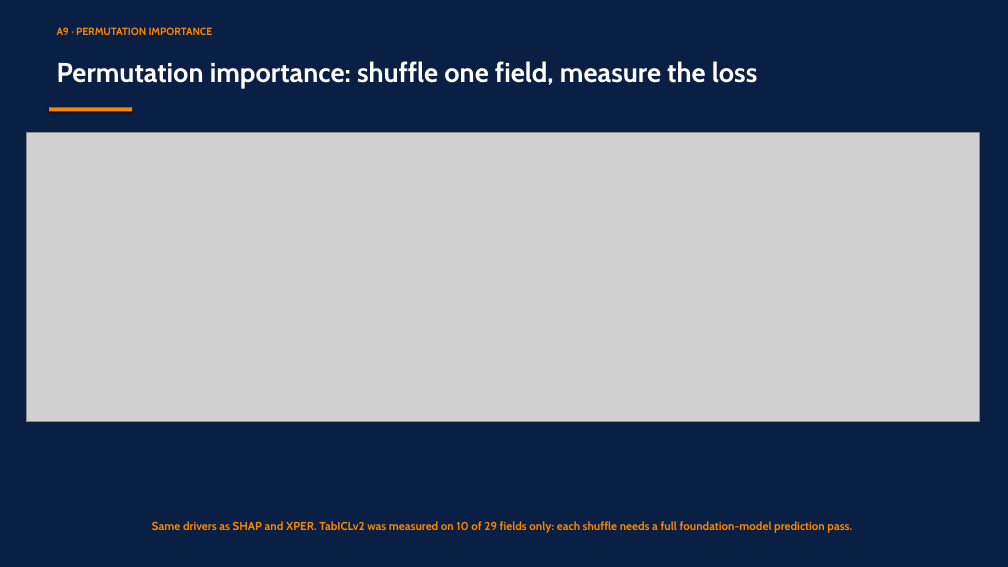
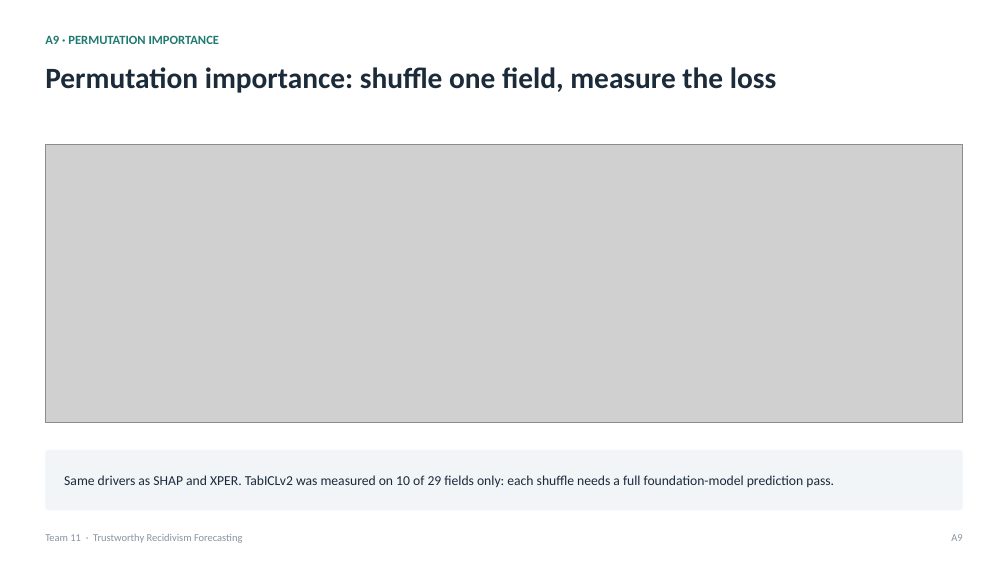
Before and after one commit to RyanBalech/recidivism-forecasting-analysis, a slide deck: slide 30 of reports/ISAF_Recidivism_Presentation.pptx. Drawn at 1008x567 pixels with LibreOffice and Linux fonts; fonts in the diff are those of the drawing; grey boxes stand for pictures. Boxes give left, top, right and bottom in pixels: in the first picture for what was removed or moved away, otherwise in the second. Text is boxed around its words. In the diff, an @@ line names an element or a change of style, - is before the commit and + after.

```diff
--- a/reports/ISAF_Recidivism_Presentation.pptx
+++ b/reports/ISAF_Recidivism_Presentation.pptx
@@ background #0A1F44 to #FFFFFF @@
@@ text "Permutation importance: shuffle one field, ...": place and size @@
-text "Permutation importance: shuffle one field, ..." at [57, 61, 757, 88]
+text "Permutation importance: shuffle one field, ..." at [45, 67, 776, 93]
@@ text "Permutation importance: shuffle one field, ..." at [45, 67, 776, 93]: size 26 to 28 pt, font Cabin to Calibri, text colour #FFFFFF to #1B2B3A; more space between paragraphs @@
@@ text "A9 · PERMUTATION IMPORTANCE": place and size @@
-text "A9 · PERMUTATION IMPORTANCE" at [57, 27, 213, 35]
+text "A9 · PERMUTATION IMPORTANCE" at [45, 35, 219, 44]
@@ text "A9 · PERMUTATION IMPORTANCE" at [45, 35, 219, 44]: size 10 to 12 pt, font Cabin to Calibri, text colour #FB8500 to #1F7A70; more space between paragraphs @@
@@ rectangle removed at [49, 107, 132, 112] @@
@@ picture: place and size @@
-picture at [26, 132, 979, 421]
+picture at [45, 144, 963, 423]
@@ rounded rectangle added at [45, 450, 963, 510], fill #F1F5F8 @@
@@ text "Same drivers as SHAP and ...": place and size @@
-text "Same drivers as SHAP and ..." at [152, 521, 852, 533]
+text "Same drivers as SHAP and ..." at [64, 475, 834, 488]
@@ text "Same drivers as SHAP and ..." at [64, 475, 834, 488]: size 11 to 13 pt, font Cabin to Calibri, text colour #FB8500 to #1B2B3A, bold off; alignment centre to left; more space between paragraphs; vertical alignment top to middle @@
@@ text added at [45, 534, 242, 543], 10 pt, text #8795A2 @@
+Team 11 · Trustworthy Recidivism Forecasting
@@ text added at [951, 534, 962, 541], 10 pt, text #8795A2 @@
+A9
```
Also in this commit, not shown: 23 other slides changed, 8 slides added, 8 slides removed, 2 other files.
